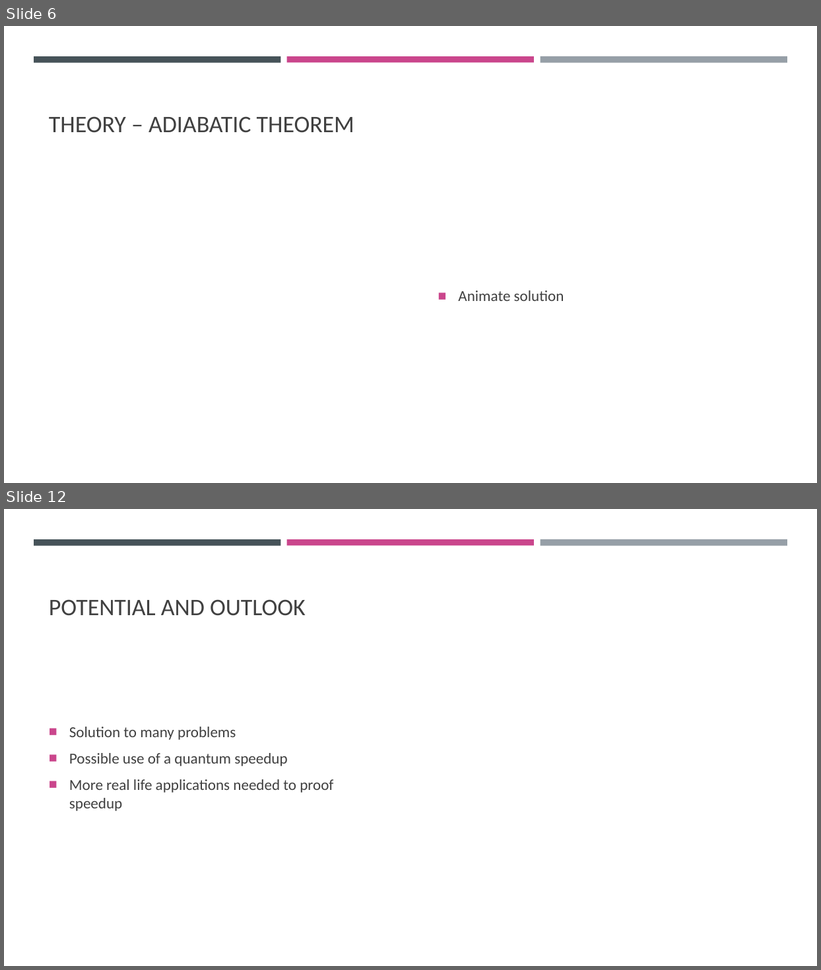
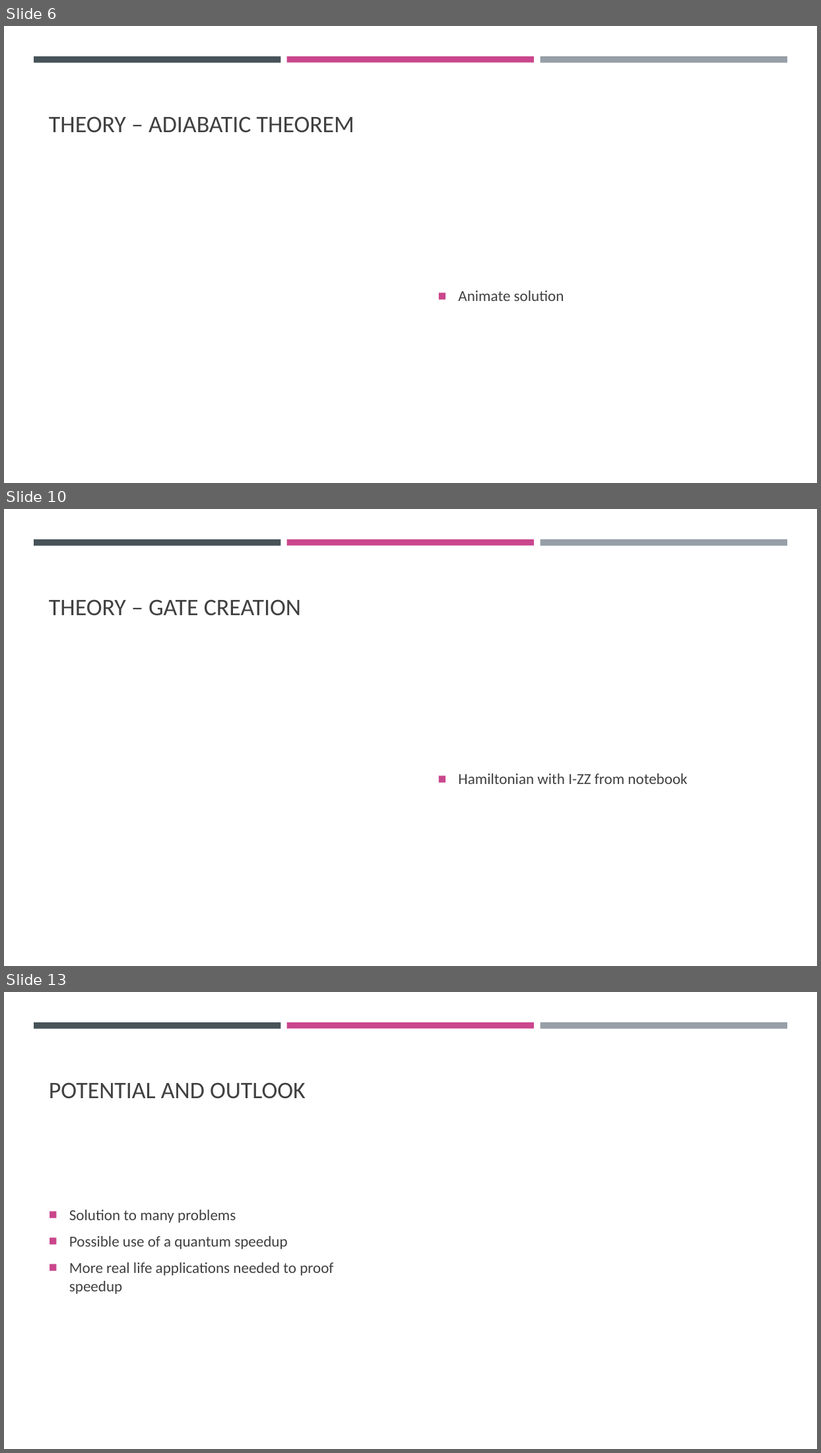
Before and after one commit to CodeJP97/QHT-2022-WoQ, a slide deck: Lecture.pptm. Shown one above the other, each under a label of ours: slides 6 and 12 before the commit, slides 6, 10 and 13 after it; the slides between them are not shown. The pictures are 821x970 and 821x1453 pixels, drawn with LibreOffice and Linux fonts; fonts in the diff are those of the drawing; grey boxes stand for pictures. Boxes give left, top, right and bottom in pixels: in the first picture for what was removed or moved away, otherwise in the second. Text is boxed around its words. In the diff, an @@ line names an element or a change of style, - is before the commit and + after.

Commit message:
notebook

```diff
--- a/Lecture.pptm
+++ b/Lecture.pptm
@@ slide 10 added at bbox=[4, 509, 817, 966], background #FFFFFF; not listed: 3 template elements that a slide beside it also shows @@
@@ title added at bbox=[49, 599, 301, 616], 28 pt, text #404040 @@
+THEORY – GATE CREATION
@@ text added at bbox=[458, 774, 687, 784], 18 pt, text #404040 @@
+■ Hamiltonian with I-ZZ from notebook
@@ what was slide 12 is now slide 13 @@
```
Also in this commit, not shown: 8 slides changed, 1 other slide added, 1 slide removed, 1 other file.
